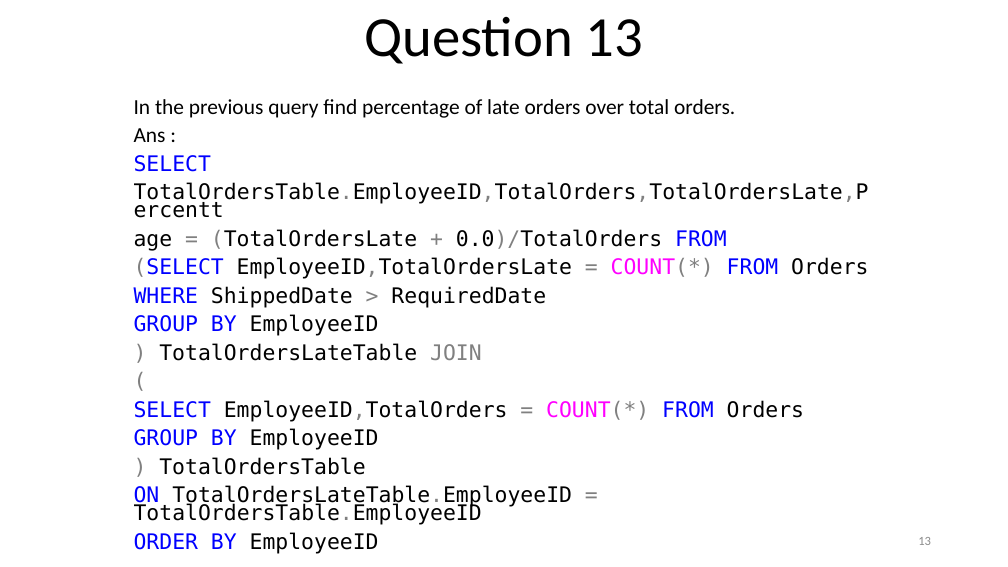
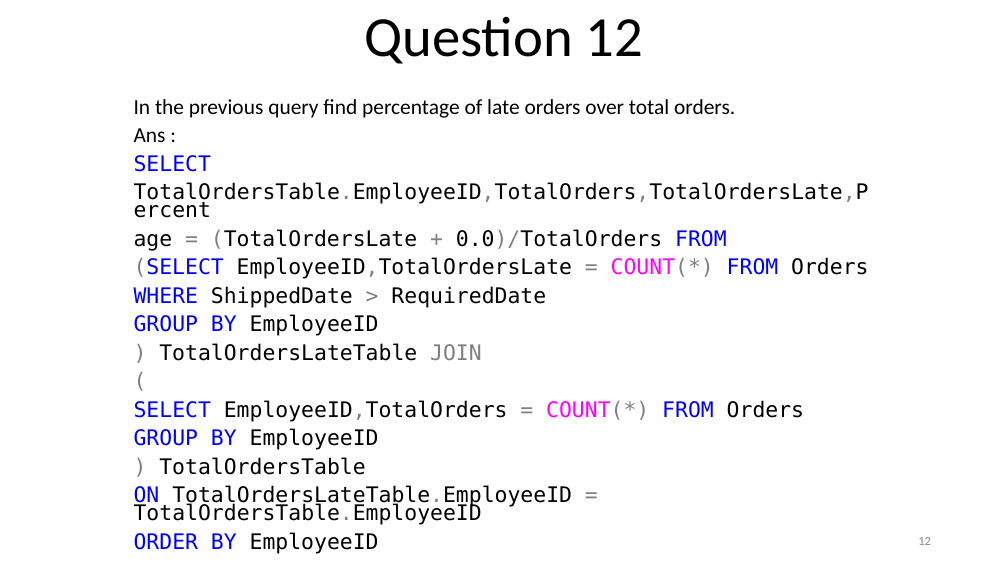
Before and after one commit to KaustubhSathe/sql-challenges, a slide deck: slide 12 of 3. Northwind Challenges/Advanced-Problems.pptm (slide 13 before the commit). Drawn at 1008x567 pixels with LibreOffice and Linux fonts; fonts in the diff are those of the drawing. Boxes give left, top, right and bottom in pixels: in the first picture for what was removed or moved away, otherwise in the second. Text is boxed around its words. In the diff, an @@ line names an element or a change of style, - is before the commit and + after.

```diff
--- a/3. Northwind Challenges/Advanced-Problems.pptm
+++ b/3. Northwind Challenges/Advanced-Problems.pptm
@@ page number at (364,17,643,64): text changed @@
-Question 13
+Question 12
@@ subtitle at (134,182,869,205): text changed @@
-TotalOrdersTable.EmployeeID,TotalOrders,TotalOrdersLate,Percentt
+TotalOrdersTable.EmployeeID,TotalOrders,TotalOrdersLate,Percent
```
Also in this commit, not shown: 15 other slides changed, 2 slides added, 6 slides removed, 5 other files.
